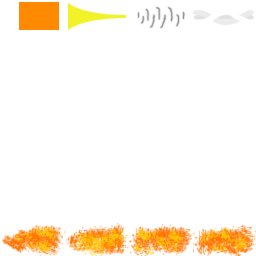
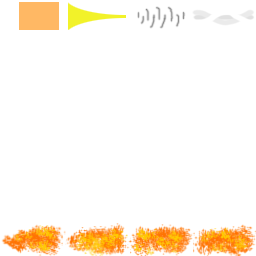
Revision of a layered 256x256 image; what changed, layer by layer:
painted on "Generic Bullet" over left=19, top=2, right=59, bottom=30
